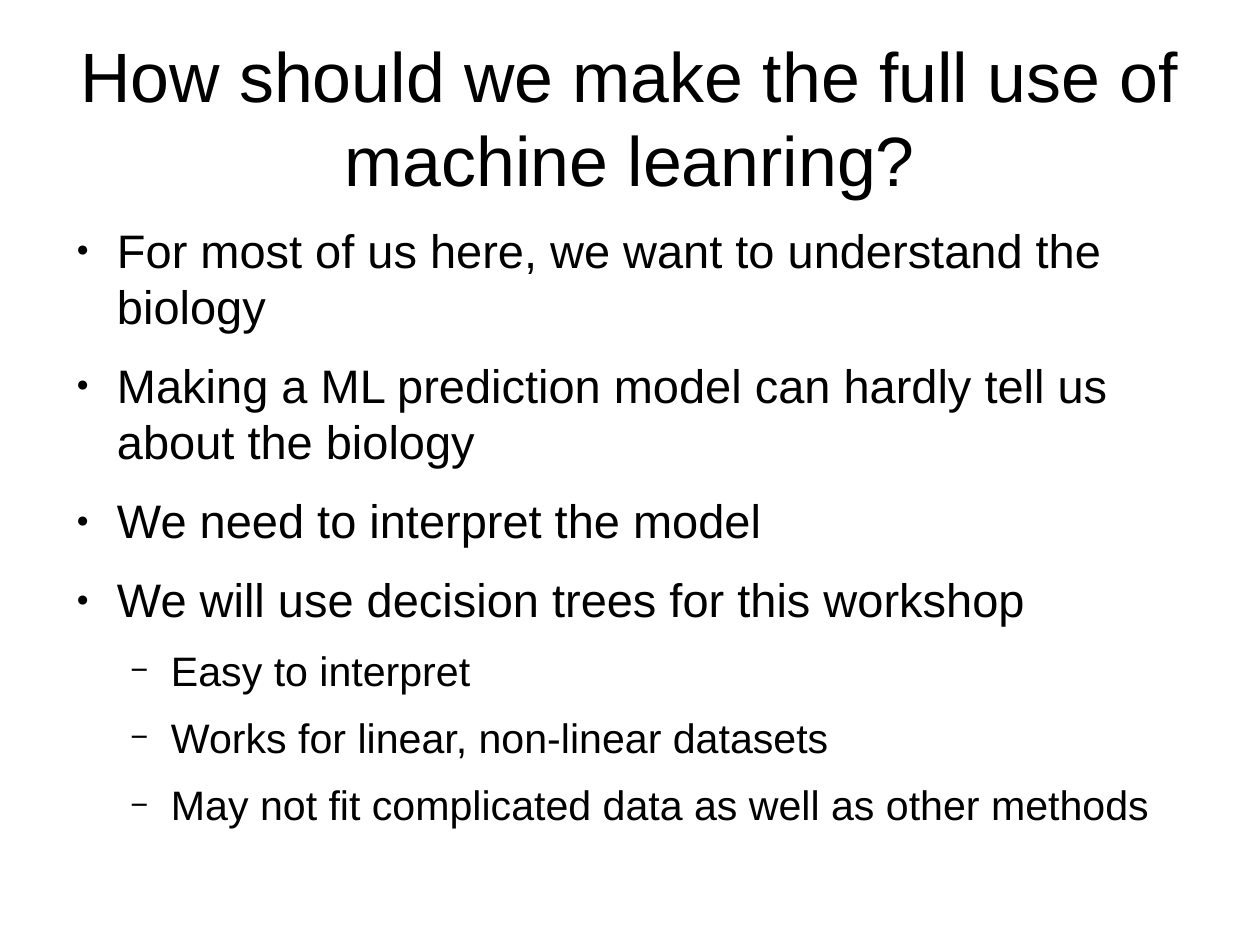
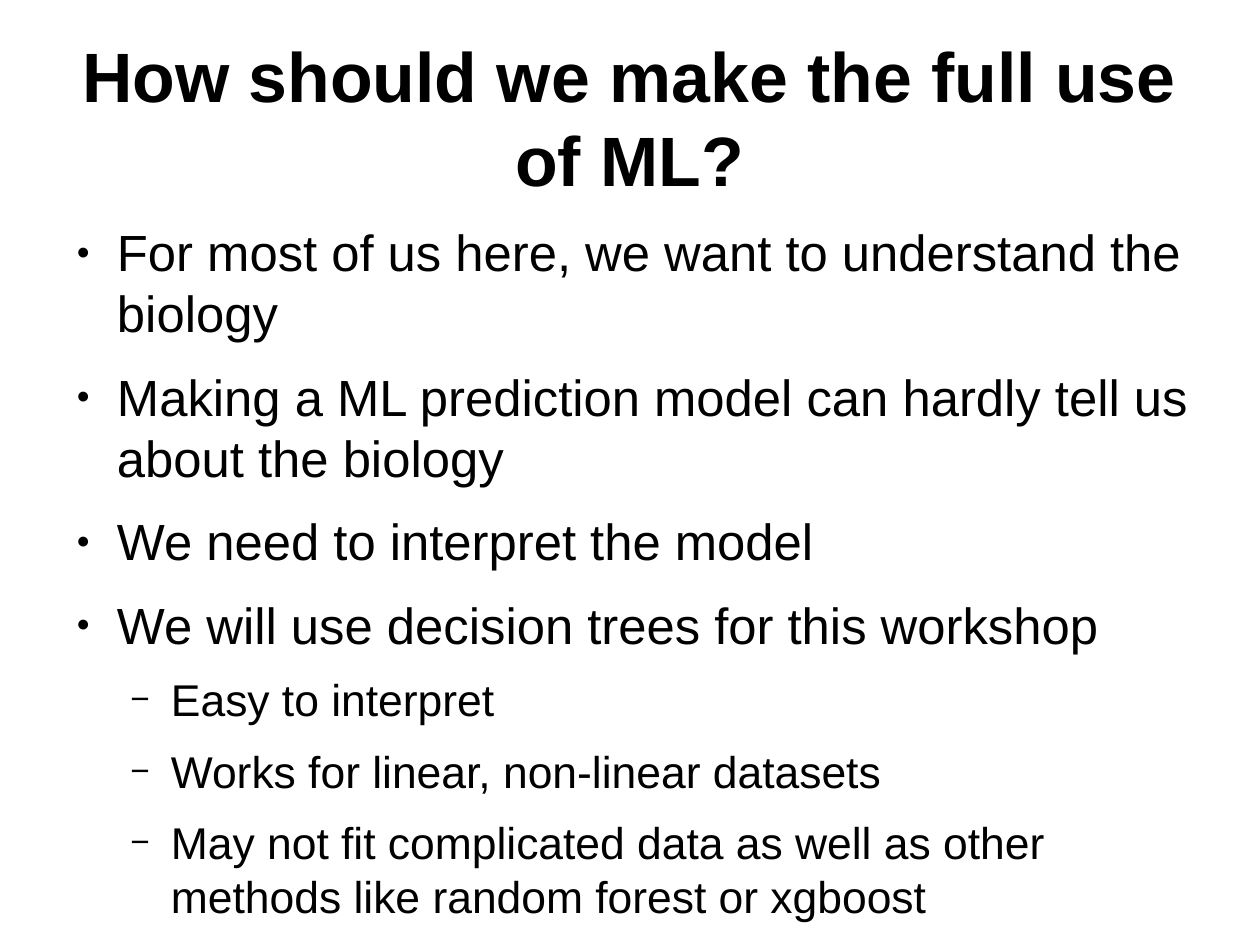
Before and after one commit to leexa90/ML_course_BII, a slide deck: slide 6 of opening_slides.odp (slide 5 before the commit). Drawn at 1260x945 pixels with LibreOffice and Linux fonts; fonts in the diff are those of the drawing. Boxes give left, top, right and bottom in pixels: in the first picture for what was removed or moved away, otherwise in the second. Text is boxed around its words. In the diff, an @@ line names an element or a change of style, - is before the commit and + after.

Commit message:
done

```diff
--- a/opening_slides.odp
+++ b/opening_slides.odp
@@ title at (x1=82, y1=51, x2=1175, y2=187): text changed; bold on @@
-How should we make the full use of machine leanring?
+How should we make the full use of ML?
@@ text at (x1=117, y1=234, x2=1188, y2=794): size 29.6 to 32 pt in "For most of us here, we want ...", "Making a ML prediction model can hardly ...", "We need to interpret the model", "We will use decision trees for this ..."; size 25.9 to 28 pt in "Easy to interpret", "Works for linear, non-linear datasets" @@
@@ text at (x1=171, y1=826, x2=1044, y2=868): text changed; size 25.9 to 28 pt @@
-  − May not fit complicated data as well as other methods
+  − May not fit complicated data as well as other methods like random forest or xgboost
```
Also in this commit, not shown: 10 other slides changed, 10 slides added.
